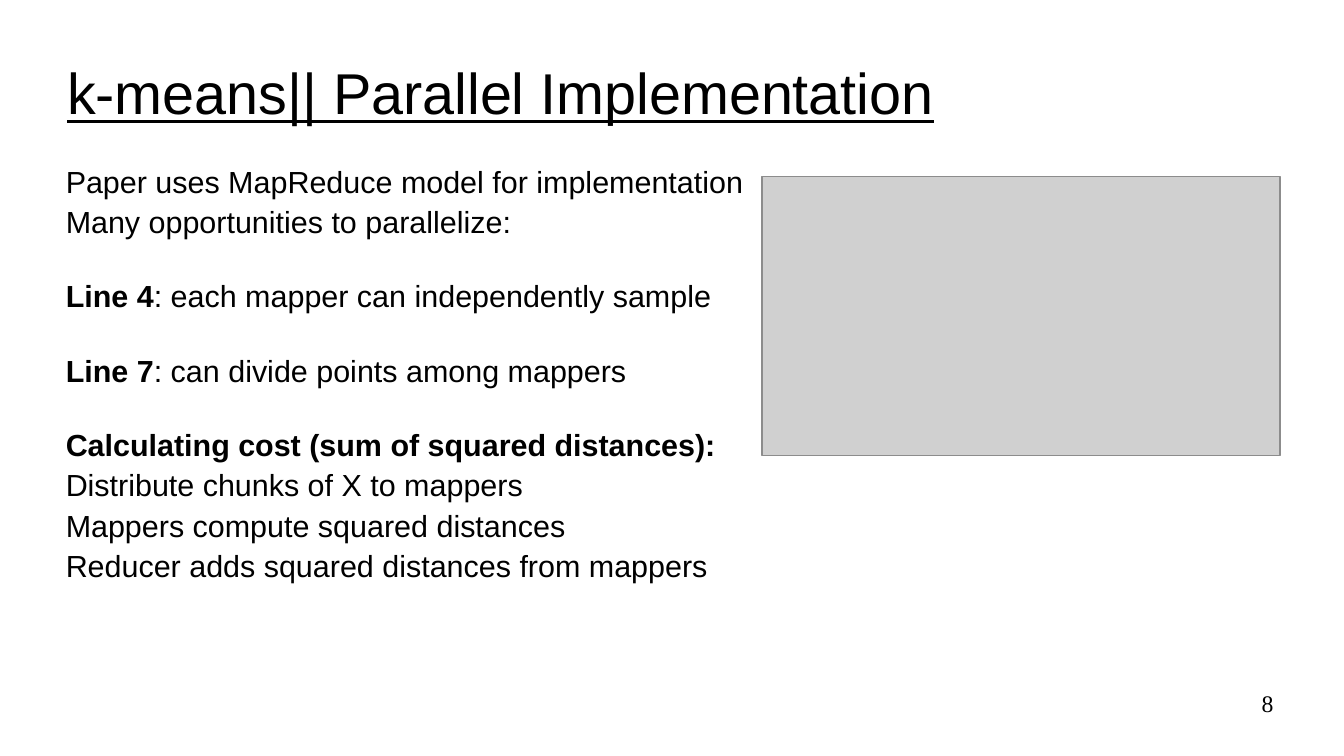
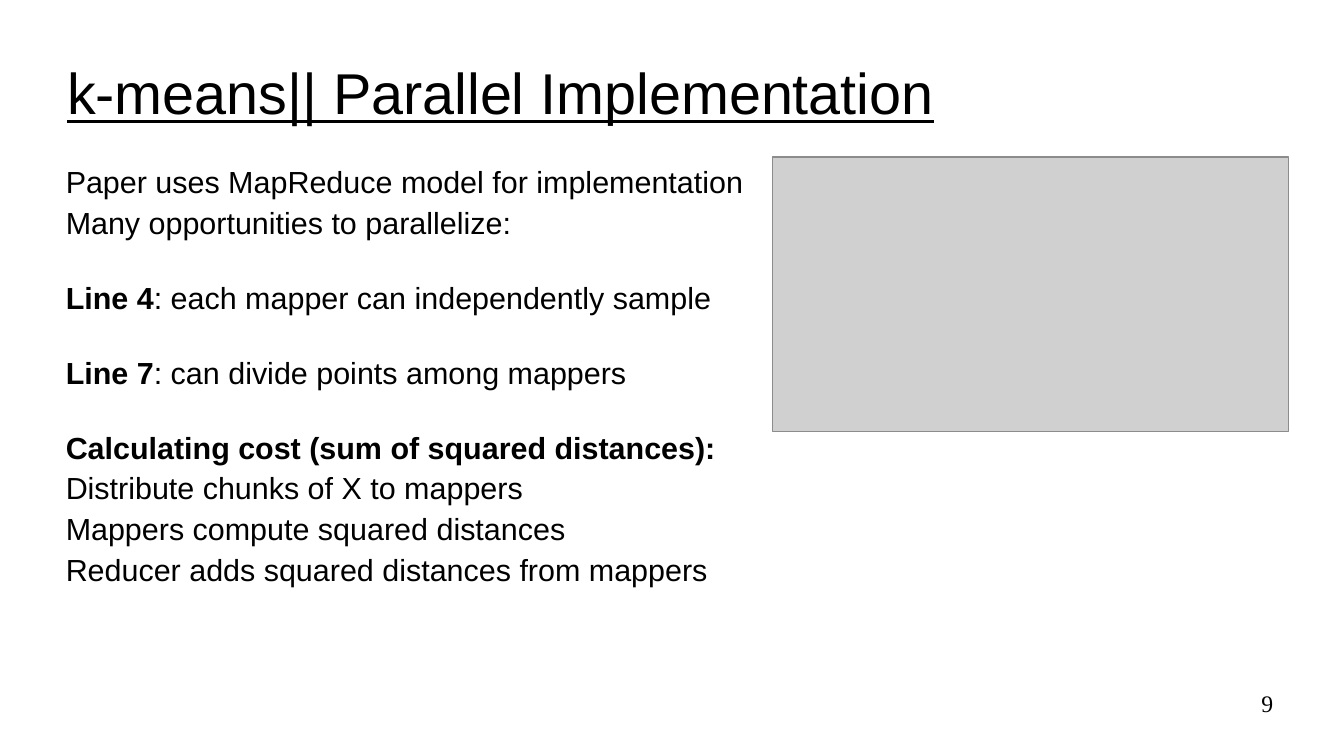
Before and after one commit to UVADS/distributed_computing, a slide deck: slide 9 of 05_clustering_and_dim_reduction/content_clustering/k_means_extensions.ppt (slide 8 before the commit). Drawn at 1344x756 pixels with LibreOffice and Linux fonts; fonts in the diff are those of the drawing; grey boxes stand for pictures. Boxes give left, top, right and bottom in pixels: in the first picture for what was removed or moved away, otherwise in the second. Text is boxed around its words. In the diff, an @@ line names an element or a change of style, - is before the commit and + after.

```diff
--- a/05_clustering_and_dim_reduction/content_clustering/k_means_extensions.ppt
+++ b/05_clustering_and_dim_reduction/content_clustering/k_means_extensions.ppt
@@ text "Paper uses MapReduce model for ..." rewrapped from (66,171,743,583) to (66,171,743,587) @@
@@ picture: place and size @@
-picture at (762,177,1281,456)
+picture at (773,157,1289,432)
@@ page number at (1261,696,1273,713): text changed @@
-8
+9
```
Also in this commit, not shown: 3 other slides changed, 1 slide added.
